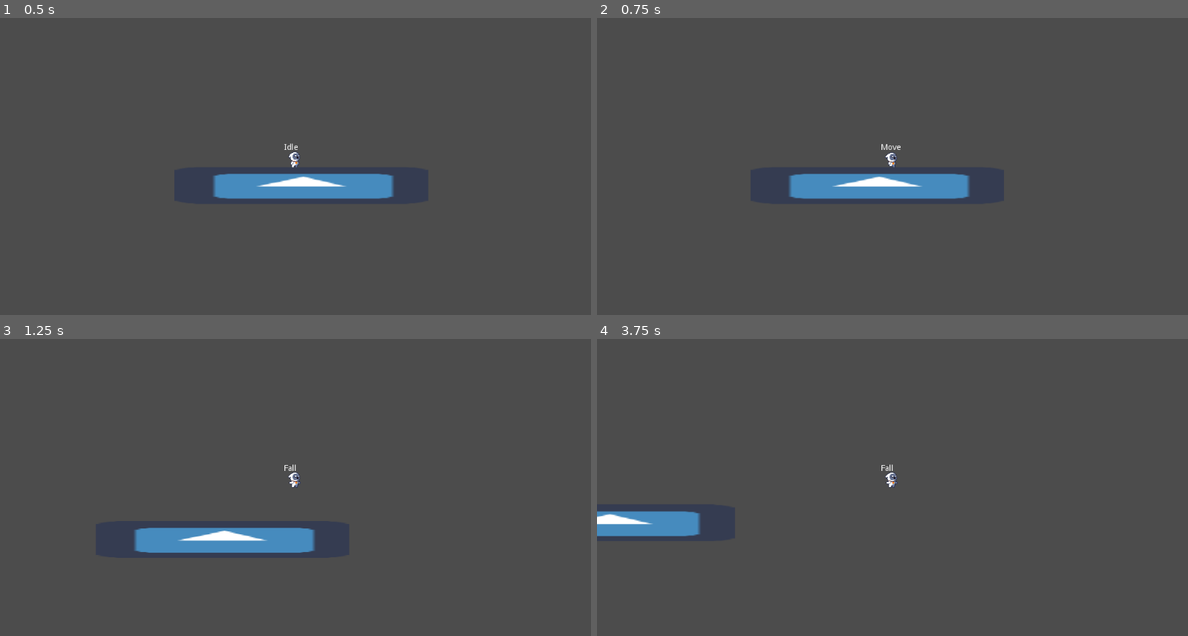
Above: before the commit, frames 1-4 (two rows, left to right).
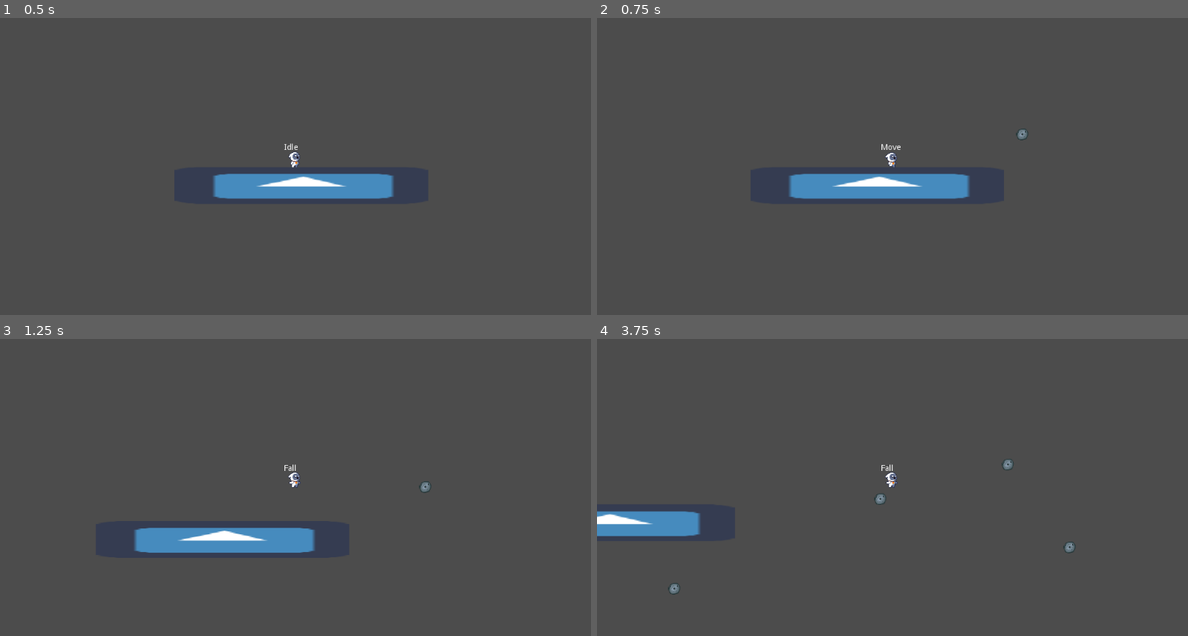
Above: after the commit, the same moments.

Repository: Subbarath/PlateformerGameNoname
Game: Godot game, scene res://Main.tscn
The game is run twice, just before and just after one commit, with the same random seed, the same clock (stepped at 60 frames per second) and the same inputs. The engine's default icon, where the game draws it, is replaced by a stand-in: a white triangle on a blue panel in a dark square.
Inputs (mouse positions are in pixels of both pictures, inside the frame that each line leads up to):
- Up to frame 1 (0.5 s): no input
- Up to frame 2 (0.75 s): move the mouse to (1022, 139) at 0.52 s; hold Right (movement_right) from 0.53 s (still down); click (1022, 139) at 0.6 s
- Up to frame 3 (1.25 s): keep holding Right (movement_right); tap Space (movement_jump) at 0.77 s
- Up to frame 4 (3.75 s): move the mouse to (774, 496) at 1.27 s; click (774, 496) at 1.35 s; tap Space (movement_jump) at 1.52, 3.02 s; move the mouse to (951, 404) at 2.02 s; release Right (movement_right) at 2.03 s; hold Left (movement_left) 2.03-2.78 s; click (951, 404) at 2.1 s; move the mouse to (862, 546) at 2.77 s; hold Right (movement_right) from 2.78 s (still down); click (862, 546) at 2.85 s; move the mouse to (1069, 532) at 3.52 s; click (1069, 532) at 3.6 s

Frame 1 is identical in both runs. In frame 2, less than 0.1% of the frame differs, in the area x 70-73%, y 37-42%; in frame 3, less than 0.1%; in frame 4, 0.2%, in the area x 12-81%, y 40-87%.

Commit message:
Add a projectile moving with a small impulse and at the floor contact, rebound lighty and stop.

Diff:
--- /dev/null
+++ b/Scenes/Projectile.tscn
@@ -0,0 +1,18 @@
+[gd_scene load_steps=4 format=2]
+
+[ext_resource path="res://Scripts/projectile.gd" type="Script" id=1]
+[ext_resource path="res://Assets/stone_projectile.png" type="Texture" id=2]
+
+[sub_resource type="CircleShape2D" id=1]
+radius = 9.82689
+
+[node name="Node2D" type="KinematicBody2D"]
+script = ExtResource( 1 )
+
+[node name="Sprite" type="Sprite" parent="."]
+texture = ExtResource( 2 )
+offset = Vector2( 2, -3.5 )
+
+[node name="CollisionShape2D" type="CollisionShape2D" parent="."]
+position = Vector2( 0, 0.552078 )
+shape = SubResource( 1 )
--- a/Scripts/player.gd
+++ b/Scripts/player.gd
@@ -2,8 +2,8 @@
 
 signal direction_changed(new_direction)
 const UP : Vector2 = Vector2(0,-1)
-
 const MAX_JUMPS : int = 2
+const PROJECTILE = preload("res://Scenes/Projectile.tscn")
 
 var can_dash : bool = false
 var nbOfJumps : int = 0
@@ -11,19 +11,26 @@
 var dash_vector : Vector2 =  Vector2(1,0)
 var dashing : bool = false
 
+var look_direction = Vector2(1,0) setget set_look_direction
 
-var look_direction = Vector2(1,0) setget set_look_direction
 
 func _ready():
 	pass # Replace with function body.
 
 func _process(delta):
-#	friction()
-#	dash()
-#	move_and_slide(motion,UP)
 	pass
-
 
 func set_look_direction(value : Vector2) :
 	look_direction = value
 	emit_signal("direction_changed",value)
+
+func _unhandled_input(event : InputEvent):
+	if event is InputEventMouseButton :
+		if event.is_action_released("action_fire"):
+			var projectile_position : Vector2 = get_global_mouse_position()
+			var projectile : Projectile = PROJECTILE.instance()
+			projectile.global_position = projectile_position
+			projectile.motion = Vector2(200,-200)
+			if projectile_position.x < position.x:
+				projectile.motion.x = - projectile.motion.x
+			owner.add_child(projectile)
--- /dev/null
+++ b/Scripts/projectile.gd
@@ -0,0 +1,13 @@
+class_name Projectile
+extends KinematicBody2D
+
+var gravity : int = 10
+var motion : Vector2 = Vector2.ZERO
+# Called when the node enters the scene tree for the first time.
+func _process(delta):
+	motion.y += gravity
+	if is_on_floor() :
+		motion.y = - motion.y / 2
+		motion.x = motion.x / 2
+
+	move_and_slide(motion, Vector2(0,-1))
--- a/project.godot
+++ b/project.godot
@@ -54,6 +54,11 @@
 "language": "GDScript",
 "path": "res://Scripts/Actors/StateMachine/player_state_machine.gd"
 }, {
+"base": "KinematicBody2D",
+"class": "Projectile",
+"language": "GDScript",
+"path": "res://Scripts/projectile.gd"
+}, {
 "base": "Node",
 "class": "State",
 "language": "GDScript",
@@ -74,6 +79,7 @@
 "Move": "",
 "OnGround": "",
 "PlayerStateMachine": "",
+"Projectile": "",
 "State": "",
 "StateMachine": ""
 }
@@ -106,6 +112,11 @@
 "events": [ Object(InputEventKey,"resource_local_to_scene":false,"resource_name":"","device":0,"alt":false,"shift":false,"control":false,"meta":false,"command":false,"pressed":false,"scancode":88,"unicode":0,"echo":false,"script":null)
  ]
 }
+action_fire={
+"deadzone": 0.5,
+"events": [ Object(InputEventMouseButton,"resource_local_to_scene":false,"resource_name":"","device":0,"alt":false,"shift":false,"control":false,"meta":false,"command":false,"button_mask":0,"position":Vector2( 0, 0 ),"global_position":Vector2( 0, 0 ),"factor":1.0,"button_index":1,"pressed":false,"doubleclick":false,"script":null)
+ ]
+}
 
 [rendering]
 
Binary file added: Assets/stone_projectile.png
Not shown, added: Assets/stone_projectile.png.import
